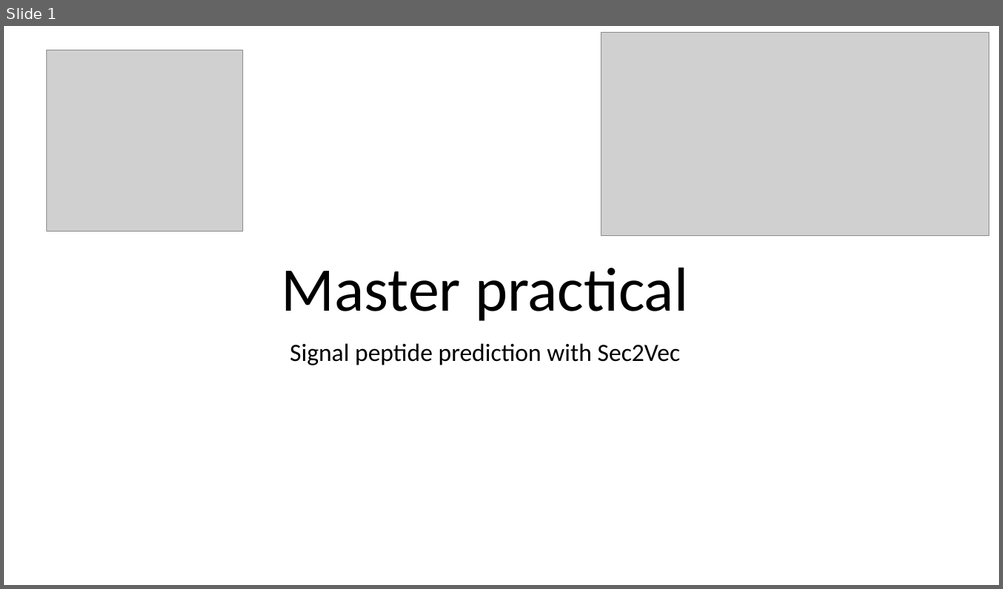
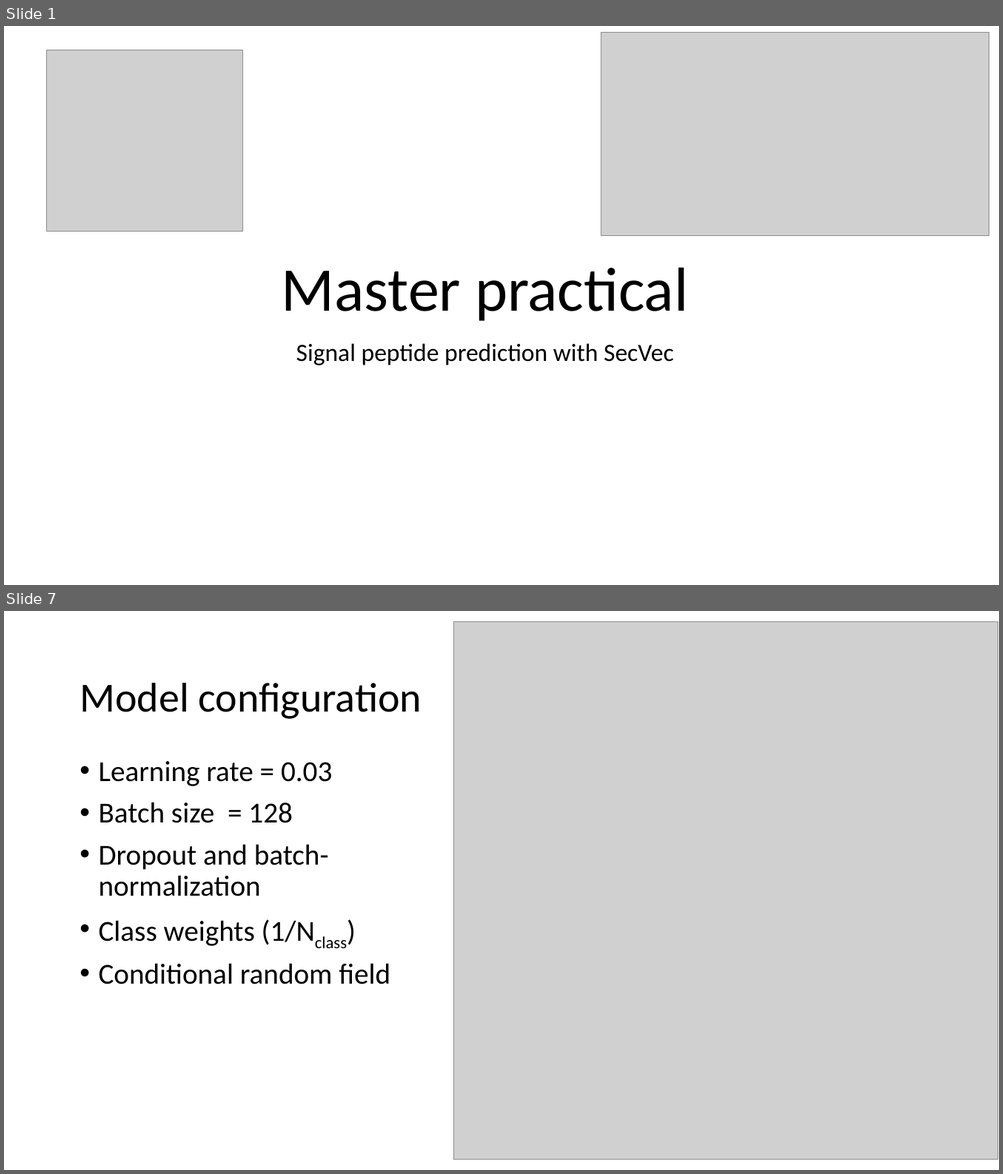
Before and after one commit to tomthun/Masterpraktikum, a slide deck: Presentation&Manuscript/PresentationMasterpractical.pptx. Shown one above the other, each under a label of ours: slide 1 before the commit, slides 1 and 7 after it; the slides between them are not shown. The pictures are 1003x589 and 1003x1174 pixels, drawn with LibreOffice and Linux fonts; fonts in the diff are those of the drawing; grey boxes stand for pictures. Boxes give left, top, right and bottom in pixels: in the first picture for what was removed or moved away, otherwise in the second. Text is boxed around its words. In the diff, an @@ line names an element or a change of style, - is before the commit and + after.

```diff
--- a/Presentation&Manuscript/PresentationMasterpractical.pptx
+++ b/Presentation&Manuscript/PresentationMasterpractical.pptx
@@ slide 7 added at bbox=[4, 611, 999, 1170], background #FFFFFF @@
@@ picture added at bbox=[453, 621, 997, 1160] @@
@@ title added at bbox=[79, 683, 421, 719], 40 pt, text #000000 @@
+Model configuration
@@ text added at bbox=[99, 761, 390, 985], 28 pt, text #000000 @@
+• Learning rate = 0.03
+• Batch size = 128
+• Dropout and batch-normalization
+• Class weights (1/Nclass)
+• Conditional random field
@@ slide 1 changed as well @@
@@ subtitle at bbox=[296, 343, 674, 366]: text changed @@
-Signal peptide prediction with Sec2Vec
+Signal peptide prediction with SecVec
```
Also in this commit, not shown: 9 other slides added, 5 other files.
